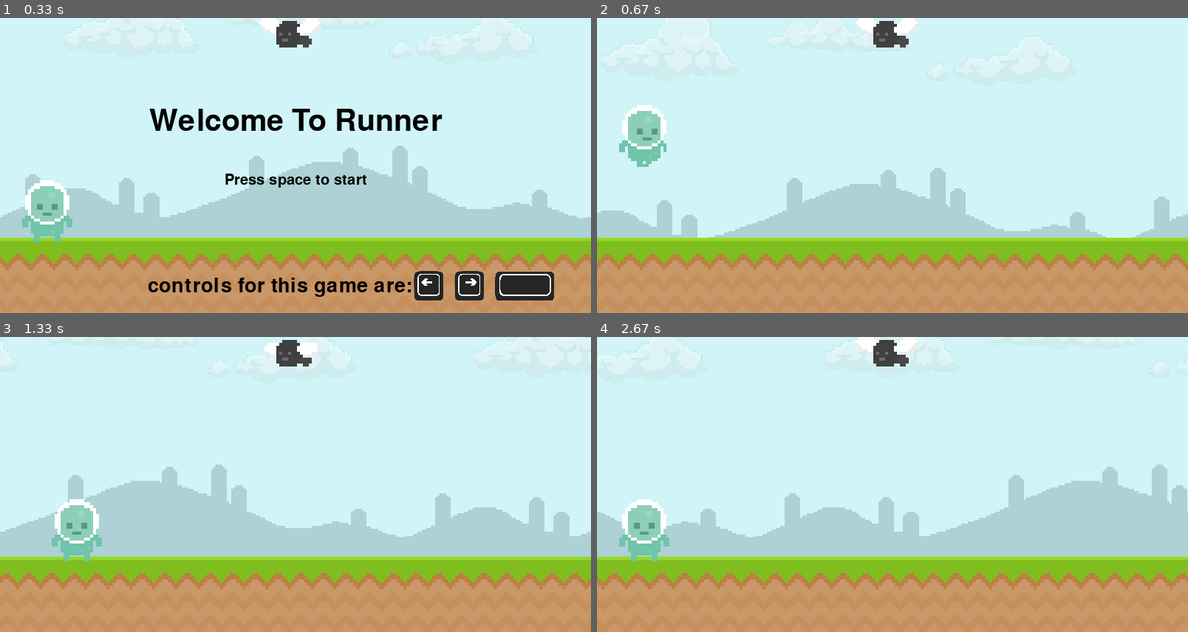
Above: before the commit, frames 1-4 (two rows, left to right).
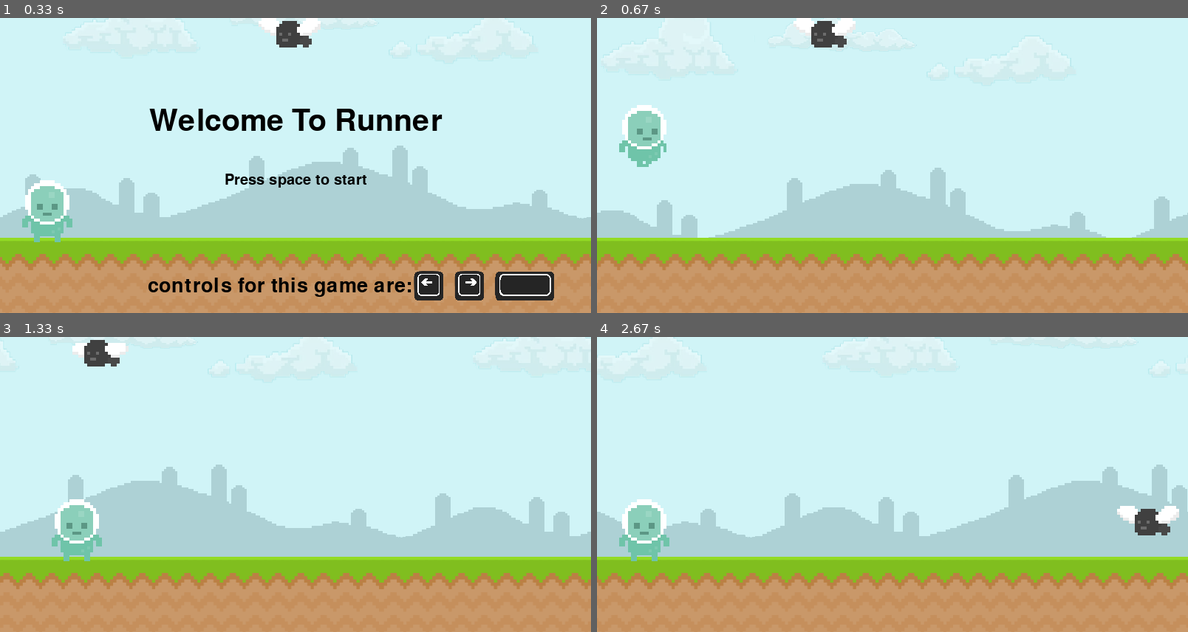
Above: after the commit, the same moments.

Repository: Mraakz/pygame-Learn
Game: pygame game, started from main.py
Two runs of this game, one before a commit and one after it. Both use one fixed random seed, a clock stepped at 60 frames per second and the inputs below.
Inputs:
- Up to frame 1 (0.33 s): no input
- Up to frame 2 (0.67 s): tap Space at 0.33 s
- Up to frame 3 (1.33 s): hold Right 0.67-1.13 s; hold Right from 1.17 s (still down)
- Up to frame 4 (2.67 s): release Right at 1.63 s; hold Left 1.67-2.2 s; hold Left 2.23-2.63 s

Frame 1 is identical in both runs. In frame 2, 1.4% of the frame differs, in the area x 33-55%, y 0-10%; in frame 3, 1.2%; in frame 4, 1.4%, in the area x 43-99%, y 0-68%.

Commit message:
11/21/2023 5:49

Diff:
--- a/main.py
+++ b/main.py
@@ -50,8 +50,8 @@
 text2 = font2.render('controls for this game are:', True, 'Black')
 text3 = font3.render('Press space to start', True, 'Black')
 
-txt_width = text1.get_width()
-txt_height = text1.get_height()
+#txt_width = text1.get_width()
+#txt_height = text1.get_height()
 
 
 #player and fly list of images to scroll thru
@@ -65,13 +65,15 @@
 
 PLAYER_MOVEMENT = pygame.USEREVENT + 1
 FLY_MOVEMENT = pygame.USEREVENT + 2
-SKY_MOVEMENT = pygame.USEREVENT + 3
-GROUND_MOVEMENT = pygame.USEREVENT + 4
-CUSTOM_EVEN = pygame.USEREVENT + 5
+FLY_MOVEMENT2 = pygame.USEREVENT + 3
+SKY_MOVEMENT = pygame.USEREVENT + 4
+GROUND_MOVEMENT = pygame.USEREVENT + 5
+CUSTOM_EVEN = pygame.USEREVENT + 6
 
 # Create a timer to trigger the custom event after a delay (1000 milliseconds)
 pygame.time.set_timer(PLAYER_MOVEMENT, 400)
 pygame.time.set_timer(FLY_MOVEMENT, 100)
+pygame.time.set_timer(FLY_MOVEMENT2, 15)
 pygame.time.set_timer(SKY_MOVEMENT, 20)
 pygame.time.set_timer(GROUND_MOVEMENT, 15)
 pygame.time.set_timer(CUSTOM_EVEN, 1000)
@@ -135,8 +137,8 @@
     global txt_width, txt_height
     global txy1, txy2, txy3, lay, ray, spy, text1
     text1 = font1.render("Game Paused", True, "BLACK")
-    txt_width = text1.get_width()
-    txt_height = text1.get_height()
+    txt_width = fly.get_width()
+    txt_height = fly.get_height()
     txy1, txy2, txy3 = -41, 429, 420
     lay, ray, spy = 440, 440, 440
 
@@ -146,6 +148,13 @@
     txy2, txy3 = 350, 210
     lay, ray, spy = 343, 343, 343
 
+def fly_move():
+    global fly_x
+    if fly_x >= -84:
+        fly_x-= 4
+        if fly_x <= -84:
+            random_fly_number()
+            fly_x = 884
 
 
 while running:
@@ -177,18 +186,22 @@
                 fl = (fl + 1) % len(list1)
                 fly = pygame.image.load(list1[fl])
 
+            if event.type == FLY_MOVEMENT2:
+                fly_move()
+
             if event.type == SKY_MOVEMENT:
                 sx-= 5
                 if sx <= -805:
                     sx = 800
                     print("picture sky1 has reach out of screen")
-                    random_fly_number()
                 else:
                     if sx != 800:
                         s2x -= 5
                         if s2x == -800:
                             s2x = 800
                             print("picture sky2 has reach out of screen")
+
+
 
             if event.type == GROUND_MOVEMENT:
                 gx-= 5
--- a/test.py
+++ b/test.py
@@ -43,13 +43,15 @@
 Space_button = pygame.transform.scale(Space_button,(80, keys))
 
 #Start text
+score = 0
+distance = f'Distance: {score} m'
 font1 = pygame.font.SysFont("None", 60)
 font2 =pygame.font.SysFont("None", 40)
 font3 =pygame.font.SysFont("None", 30)
+font4 =pygame.font.SysFont("None", 30)
 text1 = font1.render('Welcome To Runner', True, 'Black')
 text2 = font2.render('controls for this game are:', True, 'Black')
 text3 = font3.render('Press space to start', True, 'Black')
-
 #txt_width = text1.get_width()
 #txt_height = text1.get_height()
 
@@ -69,14 +71,17 @@
 SKY_MOVEMENT = pygame.USEREVENT + 4
 GROUND_MOVEMENT = pygame.USEREVENT + 5
 CUSTOM_EVEN = pygame.USEREVENT + 6
-
+DISTANCE_COUNTER = pygame.USEREVENT + 7
 # Create a timer to trigger the custom event after a delay (1000 milliseconds)
+speed = 400
+
 pygame.time.set_timer(PLAYER_MOVEMENT, 400)
 pygame.time.set_timer(FLY_MOVEMENT, 100)
 pygame.time.set_timer(FLY_MOVEMENT2, 15)
 pygame.time.set_timer(SKY_MOVEMENT, 20)
 pygame.time.set_timer(GROUND_MOVEMENT, 15)
 pygame.time.set_timer(CUSTOM_EVEN, 1000)
+pygame.time.set_timer(DISTANCE_COUNTER, speed)
 
 running = True
 
@@ -94,6 +99,7 @@
     screen.blit(text1,(txx1, txy1))
     screen.blit(text2,(txx2, txy2))
     screen.blit(text3,(txx3, txy3))
+    screen.blit(text4,(0, 0))
     screen.blit(Left_arrow,(lax, lay))
     screen.blit(Right_arrow,(rax, ray))
     screen.blit(Space_button,(spx, spy))
@@ -115,8 +121,8 @@
 s2x = 800
 s2y = -80
 
-ran_fly_pos = 0
-fly_x = 350
+ran_fly_pos = 230
+fly_x = -60
 
 def random_fly_number():
     global ran_fly_pos
@@ -126,12 +132,18 @@
     return ran_fly_pos
 
 def images():
+    global fly, distance, text4, score
+    fly = pygame.transform.scale(fly,(60, 30))
+    distance = f'Distance: {score} m'
     screen.blit(sky1,(sx,sy))
     screen.blit(sky2,(s2x,s2y))
     screen.blit(ground1,(gx,gy))
     screen.blit(ground2,(g2x,g2y))
     screen.blit(fly,(fly_x, ran_fly_pos))
     screen.blit(player,(x , y))
+    text4 = font4.render(distance, True, 'Black')
+    if score == 10:
+        speed = 100
 
 def text_out():
     global txt_width, txt_height
@@ -148,6 +160,19 @@
     txy2, txy3 = 350, 210
     lay, ray, spy = 343, 343, 343
 
+def sky_move():
+    global sx, s2x
+    sx-= 5
+    if sx <= -805:
+        sx = 800
+        print("picture sky1 has reach out of screen")
+    else:
+        if sx != 800:
+            s2x -= 5
+            if s2x == -800:
+                s2x = 800
+                print("picture sky2 has reach out of screen")
+
 def fly_move():
     global fly_x
     if fly_x >= -84:
@@ -156,8 +181,27 @@
             random_fly_number()
             fly_x = 884
 
+def ground_move():
+    global gx, g2x
+    gx-= 5
+    if gx <= -805:
+        gx = 800
+        print("picture ground1 has reach out of screen")
+        #print(txt_width, txt_height)
+    else:
+        if gx != 800:
+            g2x -= 5
+            if g2x == -800:
+                g2x = 800
+                print("picture ground2 has reach out of screen")
+
+def d_c():
+    global score
+    score +=1
+
 
 while running:
+
     images()
     starting()
 
@@ -190,39 +234,21 @@
                 fly_move()
 
             if event.type == SKY_MOVEMENT:
-                sx-= 5
-                if sx <= -805:
-                    sx = 800
-                    print("picture sky1 has reach out of screen")
-                else:
-                    if sx != 800:
-                        s2x -= 5
-                        if s2x == -800:
-                            s2x = 800
-                            print("picture sky2 has reach out of screen")
-
-
+                sky_move()
 
             if event.type == GROUND_MOVEMENT:
-                gx-= 5
-                if gx <= -805:
-                    gx = 800
-                    print("picture ground1 has reach out of screen")
-                    #print(txt_width, txt_height)
-                else:
-                    if gx != 800:
-                        g2x -= 5
-                        if g2x == -800:
-                            g2x = 800
-                            print("picture ground2 has reach out of screen")
-
-
-            elif event.type == pygame.KEYDOWN and event.key == pygame.K_SPACE:
+                ground_move()
+
+            if event.type == DISTANCE_COUNTER:
+                d_c()
+
+
+            if event.type == pygame.KEYDOWN and event.key == pygame.K_SPACE:
                 spaced()
                 print("Spacebar pressed - Action 1")
 
 
-            elif event.type == CUSTOM_EVEN and space:
+            if event.type == CUSTOM_EVEN and space:
                 while y != 220:
                     y += 2
                 sy -= 30
@@ -231,7 +257,7 @@
                 space = False
                 prespace = space
 
-            elif event.type == pygame.KEYDOWN and event.key == pygame.K_RIGHT:
+            if event.type == pygame.KEYDOWN and event.key == pygame.K_RIGHT:
                 right = True
                 print("right button has been pressed")
 
--- a/test2.py
+++ b/test2.py
@@ -43,13 +43,15 @@
 Space_button = pygame.transform.scale(Space_button,(80, keys))
 
 #Start text
+score = 0
+distance = f'Distance: {score} m'
 font1 = pygame.font.SysFont("None", 60)
 font2 =pygame.font.SysFont("None", 40)
 font3 =pygame.font.SysFont("None", 30)
+font4 =pygame.font.SysFont("None", 30)
 text1 = font1.render('Welcome To Runner', True, 'Black')
 text2 = font2.render('controls for this game are:', True, 'Black')
 text3 = font3.render('Press space to start', True, 'Black')
-
 #txt_width = text1.get_width()
 #txt_height = text1.get_height()
 
@@ -69,14 +71,17 @@
 SKY_MOVEMENT = pygame.USEREVENT + 4
 GROUND_MOVEMENT = pygame.USEREVENT + 5
 CUSTOM_EVEN = pygame.USEREVENT + 6
-
+DISTANCE_COUNTER = pygame.USEREVENT + 7
 # Create a timer to trigger the custom event after a delay (1000 milliseconds)
+speed = 400
+
 pygame.time.set_timer(PLAYER_MOVEMENT, 400)
 pygame.time.set_timer(FLY_MOVEMENT, 100)
 pygame.time.set_timer(FLY_MOVEMENT2, 15)
 pygame.time.set_timer(SKY_MOVEMENT, 20)
 pygame.time.set_timer(GROUND_MOVEMENT, 15)
 pygame.time.set_timer(CUSTOM_EVEN, 1000)
+pygame.time.set_timer(DISTANCE_COUNTER, speed)
 
 running = True
 
@@ -94,6 +99,7 @@
     screen.blit(text1,(txx1, txy1))
     screen.blit(text2,(txx2, txy2))
     screen.blit(text3,(txx3, txy3))
+    screen.blit(text4,(0, 0))
     screen.blit(Left_arrow,(lax, lay))
     screen.blit(Right_arrow,(rax, ray))
     screen.blit(Space_button,(spx, spy))
@@ -115,8 +121,8 @@
 s2x = 800
 s2y = -80
 
-ran_fly_pos = 0
-fly_x = 350
+ran_fly_pos = 230
+fly_x = -60
 
 def random_fly_number():
     global ran_fly_pos
@@ -126,14 +132,18 @@
     return ran_fly_pos
 
 def images():
-    global fly
+    global fly, distance, text4, score
     fly = pygame.transform.scale(fly,(60, 30))
+    distance = f'Distance: {score} m'
     screen.blit(sky1,(sx,sy))
     screen.blit(sky2,(s2x,s2y))
     screen.blit(ground1,(gx,gy))
     screen.blit(ground2,(g2x,g2y))
     screen.blit(fly,(fly_x, ran_fly_pos))
     screen.blit(player,(x , y))
+    text4 = font4.render(distance, True, 'Black')
+    if score == 10:
+        speed = 100
 
 def text_out():
     global txt_width, txt_height
@@ -150,6 +160,19 @@
     txy2, txy3 = 350, 210
     lay, ray, spy = 343, 343, 343
 
+def sky_move():
+    global sx, s2x
+    sx-= 5
+    if sx <= -805:
+        sx = 800
+        print("picture sky1 has reach out of screen")
+    else:
+        if sx != 800:
+            s2x -= 5
+            if s2x == -800:
+                s2x = 800
+                print("picture sky2 has reach out of screen")
+
 def fly_move():
     global fly_x
     if fly_x >= -84:
@@ -158,8 +181,27 @@
             random_fly_number()
             fly_x = 884
 
+def ground_move():
+    global gx, g2x
+    gx-= 5
+    if gx <= -805:
+        gx = 800
+        print("picture ground1 has reach out of screen")
+        #print(txt_width, txt_height)
+    else:
+        if gx != 800:
+            g2x -= 5
+            if g2x == -800:
+                g2x = 800
+                print("picture ground2 has reach out of screen")
+
+def d_c():
+    global score
+    score +=1
+
 
 while running:
+
     images()
     starting()
 
@@ -192,39 +234,21 @@
                 fly_move()
 
             if event.type == SKY_MOVEMENT:
-                sx-= 5
-                if sx <= -805:
-                    sx = 800
-                    print("picture sky1 has reach out of screen")
-                else:
-                    if sx != 800:
-                        s2x -= 5
-                        if s2x == -800:
-                            s2x = 800
-                            print("picture sky2 has reach out of screen")
-
-
+                sky_move()
 
             if event.type == GROUND_MOVEMENT:
-                gx-= 5
-                if gx <= -805:
-                    gx = 800
-                    print("picture ground1 has reach out of screen")
-                    #print(txt_width, txt_height)
-                else:
-                    if gx != 800:
-                        g2x -= 5
-                        if g2x == -800:
-                            g2x = 800
-                            print("picture ground2 has reach out of screen")
-
-
-            elif event.type == pygame.KEYDOWN and event.key == pygame.K_SPACE:
+                ground_move()
+
+            if event.type == DISTANCE_COUNTER:
+                d_c()
+
+
+            if event.type == pygame.KEYDOWN and event.key == pygame.K_SPACE:
                 spaced()
                 print("Spacebar pressed - Action 1")
 
 
-            elif event.type == CUSTOM_EVEN and space:
+            if event.type == CUSTOM_EVEN and space:
                 while y != 220:
                     y += 2
                 sy -= 30
@@ -233,7 +257,7 @@
                 space = False
                 prespace = space
 
-            elif event.type == pygame.KEYDOWN and event.key == pygame.K_RIGHT:
+            if event.type == pygame.KEYDOWN and event.key == pygame.K_RIGHT:
                 right = True
                 print("right button has been pressed")
 
